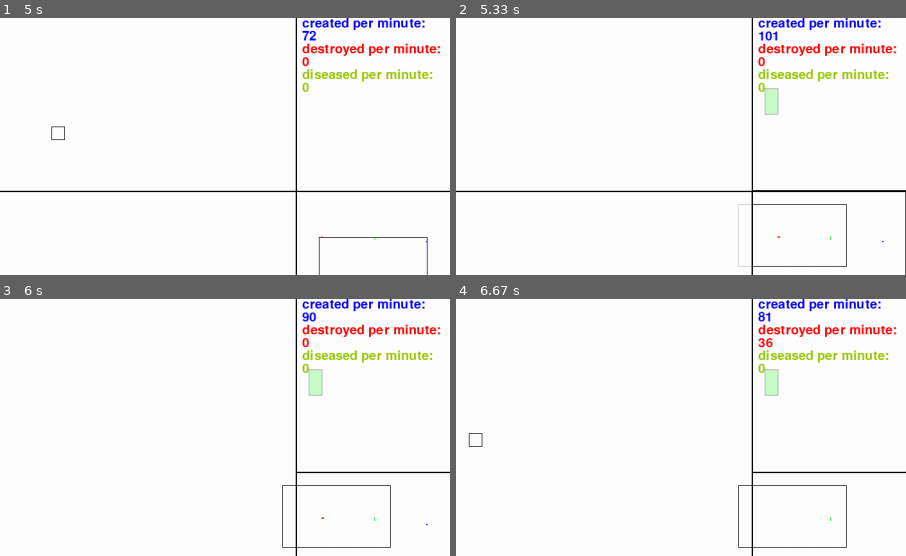
Above: before the commit, frames 1-4 (two rows, left to right).
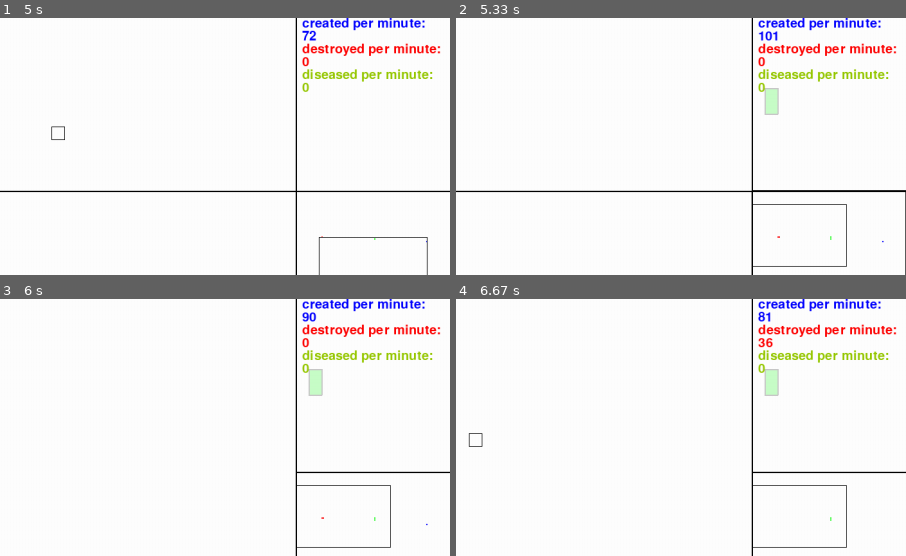
Above: after the commit, the same moments.

Repository: sbwhitt/pygame-life-simulation
Game: pygame game, started from main.py
Same seed, same stepped clock (60 frames per second), same inputs: the game is played once before the commit and once after it.
Inputs (mouse positions are % of the whole screen's width and height, from its top left):
- Up to frame 1 (5 s): press the mouse at (9, 86) at 0.37 s; move the mouse to (41, 53) at 0.47 s; release the mouse at (72, 19) at 0.6 s; tap Enter at 0.67 s; press the mouse at (4, 94) at 1.03 s; move the mouse to (43, 56) at 1.13 s; release the mouse at (83, 18) at 1.27 s; press the mouse at (91, 85) at 1.37 s; move the mouse to (84, 48) at 1.47 s; release the mouse at (76, 12) at 1.6 s; press the mouse at (1, 68) at 1.7 s; move the mouse to (43, 68) at 1.8 s; release the mouse at (85, 69) at 1.93 s; click "Actions" at 2.05 s; click "Selection" at 2.38 s; press the mouse at (1, 68) at 2.7 s; move the mouse to (16, 62) at 2.8 s; release the mouse at (30, 58) at 2.93 s; tap E at 3 s; press the mouse at (1, 68) at 3.37 s; move the mouse to (23, 74) at 3.47 s; release the mouse at (44, 81) at 3.6 s; press the mouse at (1, 68) at 3.7 s; move the mouse to (35, 42) at 3.8 s; release the mouse at (69, 17) at 3.93 s; press the mouse at (81, 2) at 4.03 s; move the mouse to (60, 19) at 4.13 s; release the mouse at (39, 36) at 4.27 s; press the mouse at (1, 97) at 4.37 s; move the mouse to (41, 83) at 4.47 s; release the mouse at (80, 68) at 4.6 s; press the mouse at (99, 2) at 4.7 s; move the mouse to (77, 30) at 4.8 s; release the mouse at (56, 58) at 4.93 s
- Up to frame 2 (5.33 s): click (87, 79) at 5.05 s
- Up to frame 3 (6 s): press the mouse at (1, 68) at 5.37 s; move the mouse to (14, 46) at 5.47 s; release the mouse at (27, 25) at 5.6 s; press the mouse at (4, 7) at 5.7 s; move the mouse to (23, 32) at 5.8 s; release the mouse at (41, 56) at 5.93 s
- Up to frame 4 (6.67 s): press the mouse at (4, 7) at 6.03 s; move the mouse to (28, 35) at 6.13 s; release the mouse at (51, 63) at 6.27 s; tap X at 6.33 s
The pictures show only the part of the screen within x 50-100%, y 36-86%; the shares and areas given below are measured in that part.

Frame 1 is identical in both runs. In frame 2, less than 0.1% of the frame differs, in the area x 62-66%, y 72-97%; in frame 3, less than 0.1%; in frame 4, less than 0.1%.

Commit message:
minimap cursor

Diff:
--- a/src/app.py
+++ b/src/app.py
@@ -159,14 +159,17 @@
     def _handle_click(self, button) -> None:
         # why are event.button values different from pygame.mouse.get_pressed???
         # left click is 1 here but 0 elsewhere
+        # single left click
         if self.i_map.active and button-1 == settings.LEFT_CLICK:
             self.picker.handle_click(settings.LEFT_CLICK)
             self.side_panel.handle_click(settings.LEFT_CLICK)
             self.bottom_panel.handle_click(settings.LEFT_CLICK)
+        # scroll wheel in
         elif button == settings.SCROLL_IN and settings.ENT_WIDTH*settings.SCROLL_SPEED <= 40:
             self.e_man.zoom_in_entities(settings.SCROLL_SPEED)
             self.side_panel.minimap.zoom_in(settings.SCROLL_SPEED)
             self.window.set_offset(utils.multiply_twople_by_constant(self.window.offset, settings.SCROLL_SPEED))
+        # scroll wheel out
         elif button == settings.SCROLL_OUT and int(settings.ENT_WIDTH/settings.SCROLL_SPEED) >= 5:
             self.e_man.zoom_out_entities(settings.SCROLL_SPEED)
             self.side_panel.minimap.zoom_out(settings.SCROLL_SPEED)
--- a/src/interface/components/mini_map.py
+++ b/src/interface/components/mini_map.py
@@ -19,8 +19,18 @@
     def update(self, pos: tuple) -> None:
         self.pos = pos
 
-    def render(self, screen: pygame.Surface) -> None:
-        self.render_border(screen)
+    def render(self, screen: pygame.Surface, boundary: pygame.Rect) -> None:
+        self.rect = self.build_rect()
+        lines = utils.get_rect_outline(self.rect)
+        border = lines
+        for i in range(len(lines)):
+            l = lines[i]
+            if l[0] < boundary.left: border[i] = (boundary.left, border[i][1])
+            elif l[0] > boundary.right: border[i] = (boundary.right, border[i][1])
+            if l[1] < boundary.top: border[i] = (border[i][0], boundary.top)
+            elif l[1] > boundary.bottom: border[i] = (border[i][0], boundary.bottom)
+        pygame.draw.lines(screen, colors.BLACK, True, border)
+
 
 
 class MiniMap(InterfaceElement):
@@ -51,14 +61,14 @@
     def zoom_in(self, speed: int) -> None:
         new_w = int(self.cursor.style.WIDTH / speed)
         new_h = int(self.cursor.style.HEIGHT / speed)
-        self.cursor.style.WIDTH = new_w #if new_w <= settings.WORLD_SIZE else settings.WORLD_SIZE
-        self.cursor.style.HEIGHT = new_h #if new_h <= settings.WORLD_SIZE else settings.WORLD_SIZE
+        self.cursor.style.WIDTH = new_w
+        self.cursor.style.HEIGHT = new_h
 
     def zoom_out(self, speed: int) -> None:
         new_w = self.cursor.style.WIDTH * speed
         new_h = self.cursor.style.HEIGHT * speed
-        self.cursor.style.WIDTH = new_w #if new_w <= settings.WORLD_SIZE else settings.WORLD_SIZE
-        self.cursor.style.HEIGHT = new_h #if new_h <= settings.WORLD_SIZE else settings.WORLD_SIZE
+        self.cursor.style.WIDTH = new_w
+        self.cursor.style.HEIGHT = new_h
 
     # helpers
 
@@ -66,7 +76,7 @@
         ratio = self._calculate_map_ratio()
         x_adj, y_adj = int(self.window.offset[0] * ratio), int(self.window.offset[1] * ratio)
         self.cursor.update(utils.add_twoples(self.pos, (x_adj, y_adj)))
-        self.cursor.render(screen)
+        self.cursor.render(screen, self.rect)
 
     def _render_small_entities(self, screen: pygame.Surface, entities: list[Entity]) -> None:
         ratio = self._calculate_map_ratio()
--- a/src/interface/interface_element.py
+++ b/src/interface/interface_element.py
@@ -7,7 +7,7 @@
     def __init__(self, style: Style, pos: tuple):
         self.style = style
         self.pos = utils.add_twoples(pos, self.style.MARGIN)
-        self.rect = self._build_rect()
+        self.rect = self.build_rect()
         self.hidden = False
 
     def render(self, screen: pygame.Surface) -> None:
@@ -17,22 +17,22 @@
             self.render_transparent(screen)
 
     def render_hover(self, screen: pygame.Surface) -> None:
-        self.rect = self._build_rect()
+        self.rect = self.build_rect()
         pygame.draw.rect(screen, self.style.COLOR, self.rect)
         self.render_border(screen)
 
     def render_opaque(self, screen: pygame.Surface) -> None:
-        self.rect = self._build_rect()
+        self.rect = self.build_rect()
         pygame.draw.rect(screen, self.style.COLOR, self.rect)
 
     def render_transparent(self, screen: pygame.Surface) -> None:
-        self.rect = self._build_rect()
+        self.rect = self.build_rect()
         utils.draw_rect_alpha(screen,
                               utils.get_color_transparent(self.style.COLOR, self.style.ALPHA),
                               self.rect)
 
     def render_border(self, screen: pygame.Surface) -> None:
-        self.rect = self._build_rect()
+        self.rect = self.build_rect()
         pygame.draw.lines(screen,
                           self.style.BORDER_COLOR,
                           True,
@@ -46,9 +46,7 @@
     def hovering(self) -> bool:
         return utils.within_rect(pygame.mouse.get_pos(), self.rect)
 
-    # helpers
-
-    def _build_rect(self) -> pygame.Rect:
+    def build_rect(self) -> pygame.Rect:
         return pygame.rect.Rect(self.pos[0],
                                 self.pos[1],
                                 self.style.WIDTH,
--- a/src/utils/utils.py
+++ b/src/utils/utils.py
@@ -79,9 +79,9 @@
     '''Returns pygame rect vertices minus offset for rendering outline'''
     return [
         subtract_twoples(rect.topleft, offset),
-        subtract_twoples(rect.topright, offset),
+        subtract_twoples(rect.bottomleft, offset),
         subtract_twoples(rect.bottomright, offset),
-        subtract_twoples(rect.bottomleft, offset)
+        subtract_twoples(rect.topright, offset)
     ]
 
 def within_rect(pos: tuple, rect: pygame.rect.Rect) -> bool:
